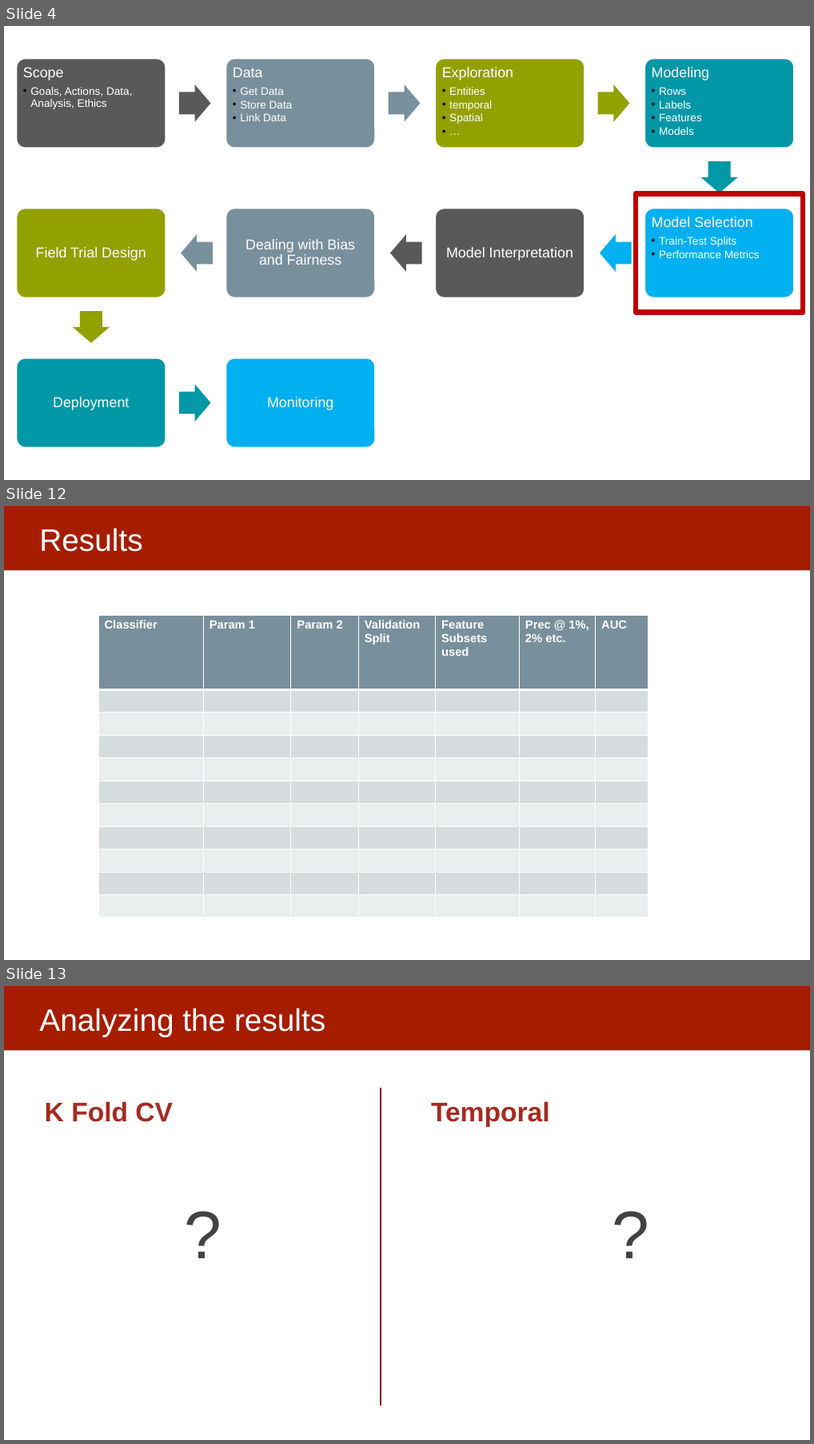
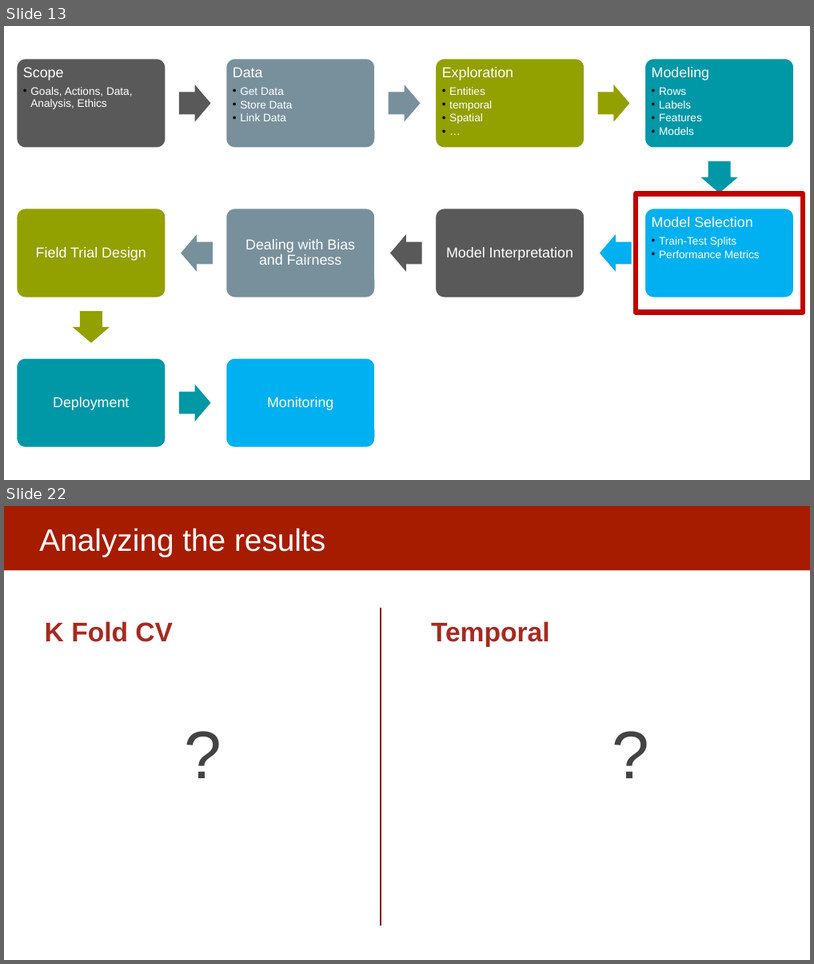
Before and after one commit to dssg/MLinPractice, a slide deck: Lectures/Lecture10-ModelSelection2.pptx. Shown one above the other, each under a label of ours: slides 4, 12 and 13 before the commit, slides 13 and 22 after it; the slides between them are not shown. The pictures are 814x1444 and 814x964 pixels, drawn with LibreOffice and Linux fonts; fonts in the diff are those of the drawing. Boxes give left, top, right and bottom in pixels: in the first picture for what was removed or moved away, otherwise in the second. Text is boxed around its words. In the diff, an @@ line names an element or a change of style, - is before the commit and + after.

```diff
--- a/Lectures/Lecture10-ModelSelection2.pptx
+++ b/Lectures/Lecture10-ModelSelection2.pptx
@@ slide 12 removed at <box>4,506,810,960</box>, background #FFFFFF; not listed: 1 template element that a slide beside it also shows @@
@@ title removed at <box>39,528,142,552</box> @@
-Results
@@ table removed at <box>98,616,649,917</box>, 11 rows, 7 columns @@
-Classifier | Param 1 | Param 2 | Validation Split | Feature Subsets used | Prec @ 1%, 2% etc. | AUC
- |  |  |  |  |  | 
- |  |  |  |  |  | 
- |  |  |  |  |  | 
- |  |  |  |  |  | 
- |  |  |  |  |  | 
- |  |  |  |  |  | 
- |  |  |  |  |  | 
- |  |  |  |  |  | 
- |  |  |  |  |  | 
- |  |  |  |  |  | 
@@ what was slide 4 is now slide 13 @@
@@ what was slide 13 is now slide 22 @@
```
Also in this commit, not shown: 4 slides changed, 12 slides added, 3 other slides removed, 1 other file.
